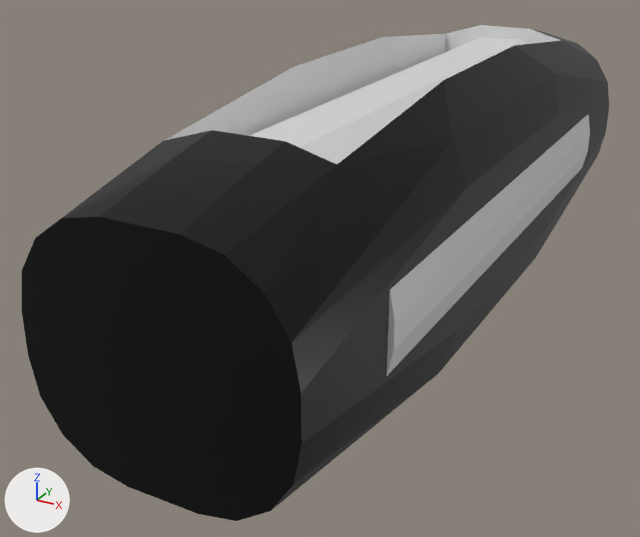
One commit to the Blender file Models/Weapon-Healing-Stock.blend: the scene before it, then after it.
Before and after are seen from a 50 mm camera at (1.65, -1.89, 1.44) aimed at (-0.31, 1.67, -0.34). Every picture has the same lights, and +X, +Y and +Z are marked at lower left.

The older version as bpy lines, for what is in view:
```python
mat_background = principled_material('Background')
mat_background.base_color = (0.711, 0.711, 0.711)  # light grey #dbdbdb
me_weapon_healing_stock = bpy.data.meshes.new('Weapon-Healing-Stock')
me_weapon_healing_stock.from_pydata(...)  # 108 vertices, 212 faces; spans x -0.57..0.57, y -0.72..0.68, z 0.0..4.0
# faces by material slot: [166, 46]
me_weapon_healing_stock.materials.append(mat_metal)  # black #333333
me_weapon_healing_stock.materials.append(mat_background)  # light grey #dbdbdb
ob_weapon_healing_stock = bpy.data.objects.new('Weapon-Healing-Stock', me_weapon_healing_stock)
ob_weapon_healing_stock.location = (0.0, 0.0, 0.0)
ob_weapon_healing_stock.rotation_euler = (1.571, 0.0, 317.3)  # degrees (90, 0, 180)
```
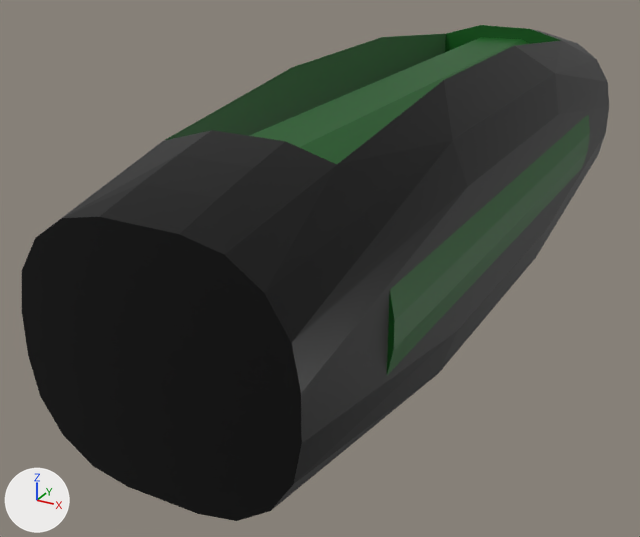
Where the change shows, as pixel boxes [x1, y1, x2, y2] in the pictures (640 x 537 px):
'Weapon-Healing-Stock', recoloured (grey to green): [162, 25, 593, 379] in both

The edits, one by one:
Material 'Background' (mat_background) changes colour from light grey #dbdbdb to dark green #085a16; in linear values from (0.711, 0.711, 0.711) to (0.00243, 0.102, 0.00802).
